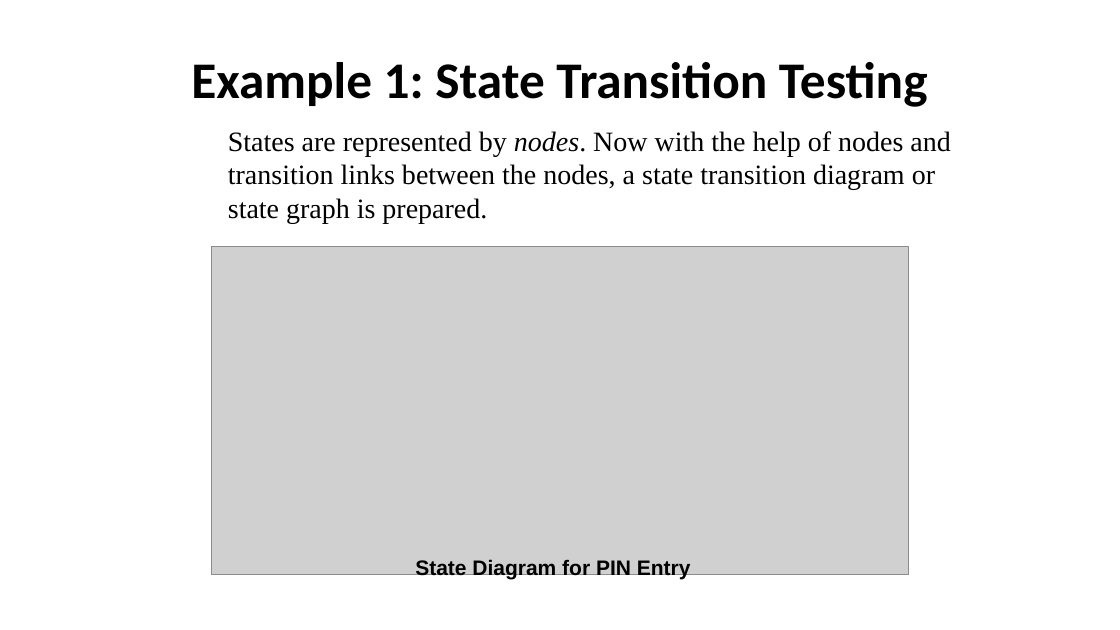
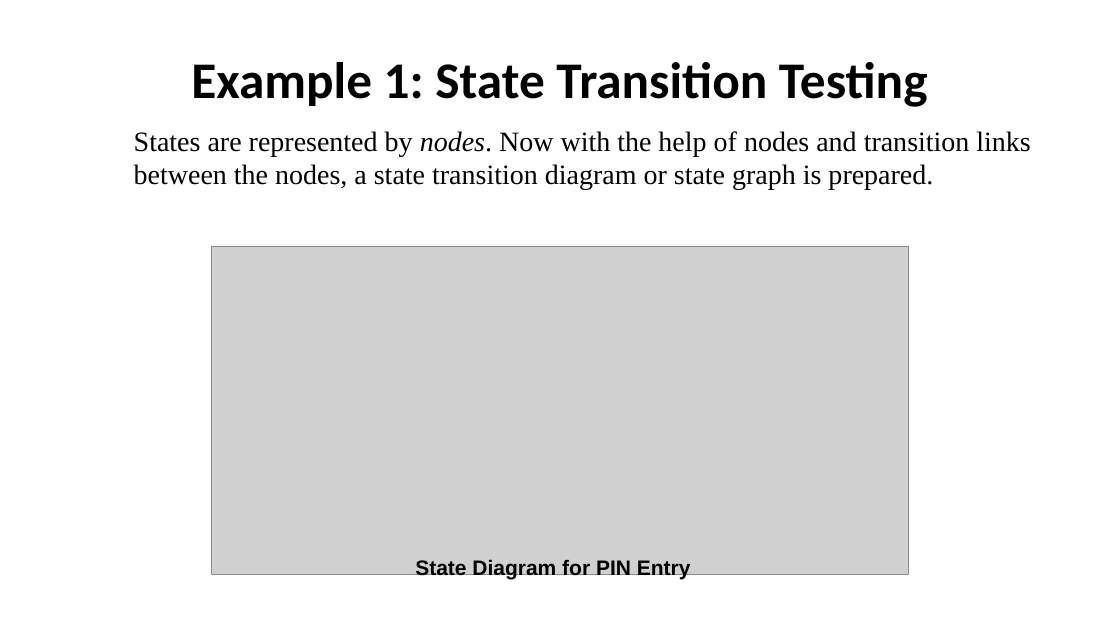
Before and after one commit to nashurgessa/Software-Testing-batch-2022-23, a slide deck: slide 5 of slides/L11 State_transition.pptx. Drawn at 1120x630 pixels with LibreOffice and Linux fonts; fonts in the diff are those of the drawing; grey boxes stand for pictures. Boxes give left, top, right and bottom in pixels: in the first picture for what was removed or moved away, otherwise in the second. Text is boxed around its words. In the diff, an @@ line names an element or a change of style, - is before the commit and + after.

```diff
--- a/slides/L11 State_transition.pptx
+++ b/slides/L11 State_transition.pptx
@@ text "States are represented by nodes. ..." rewrapped from (228,131,950,223) to (134,131,1030,190) @@
```
Also in this commit, not shown: 6 other slides changed, 3 slides added, 13 other files.
